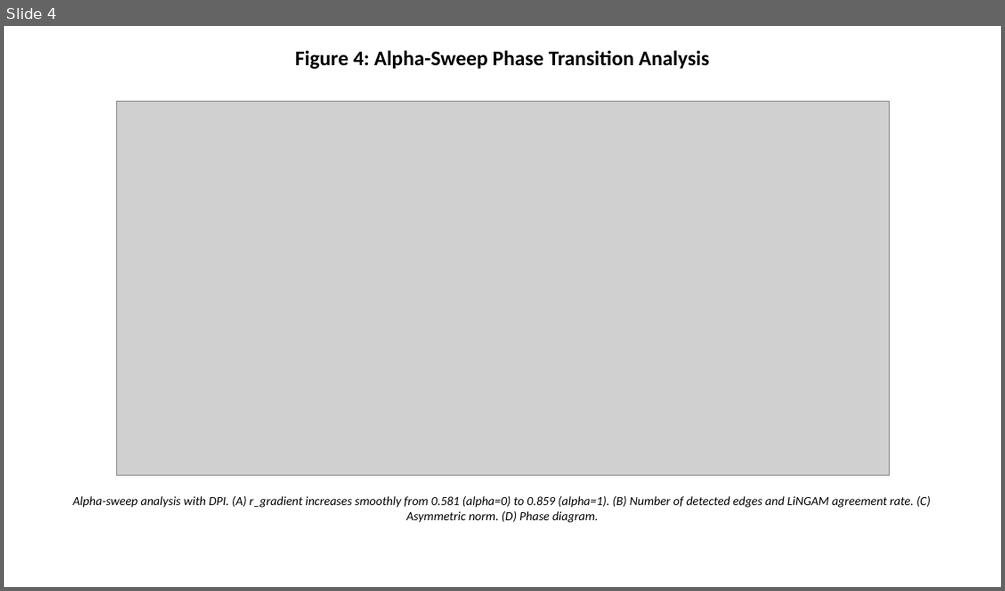
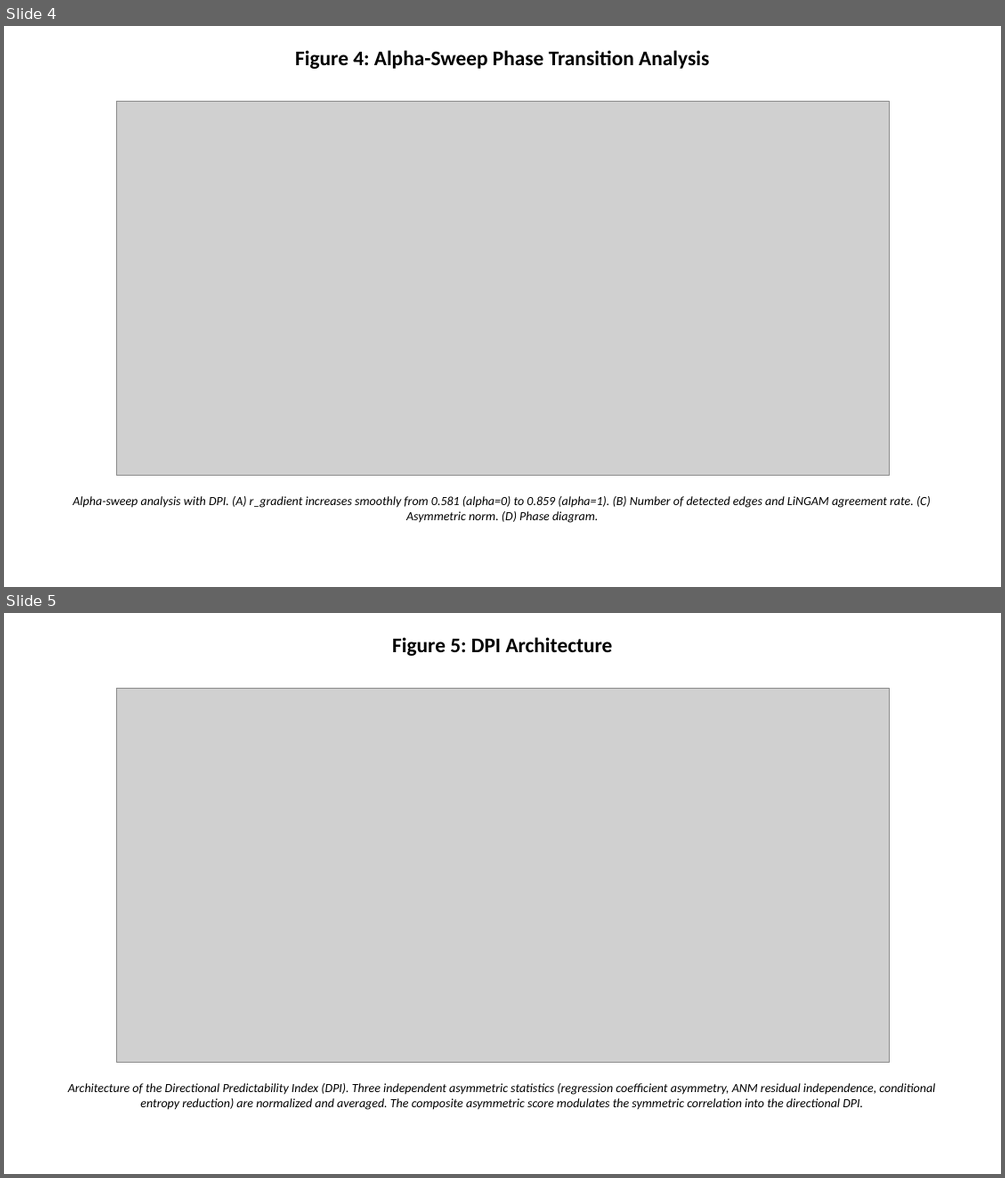
Before and after one commit to bougtoir/kotha-rct-decomposition, a slide deck: spectral-causality-jmlr/spectral_causality_figures.pptx. Shown one above the other, each under a label of ours: slide 4 before the commit, slides 4 and 5 after it. The pictures are 1005x591 and 1005x1178 pixels, drawn with LibreOffice and Linux fonts; fonts in the diff are those of the drawing; grey boxes stand for pictures. Boxes give left, top, right and bottom in pixels: in the first picture for what was removed or moved away, otherwise in the second. Text is boxed around its words. In the diff, an @@ line names an element or a change of style, - is before the commit and + after.

```diff
--- a/spectral-causality-jmlr/spectral_causality_figures.pptx
+++ b/spectral-causality-jmlr/spectral_causality_figures.pptx
@@ slide 5 added at (4,613,1001,1174), background #FFFFFF @@
@@ text added at (392,637,613,656), 20 pt, text #000000, bold @@
+Figure 5: DPI Architecture
@@ picture added at (116,688,889,1062) @@
@@ text added at (68,1083,935,1110), 12 pt, text #000000, italic @@
+Architecture of the Directional Predictability Index (DPI). Three independent asymmetric statistics (regression coefficient asymmetry, ANM residual independence, conditional entropy reduction) are normalized and averaged. The composite asymmetric score modulates the symmetric correlation into the directional DPI.
```
Also in this commit, not shown: 2 other slides added, 18 other files.
